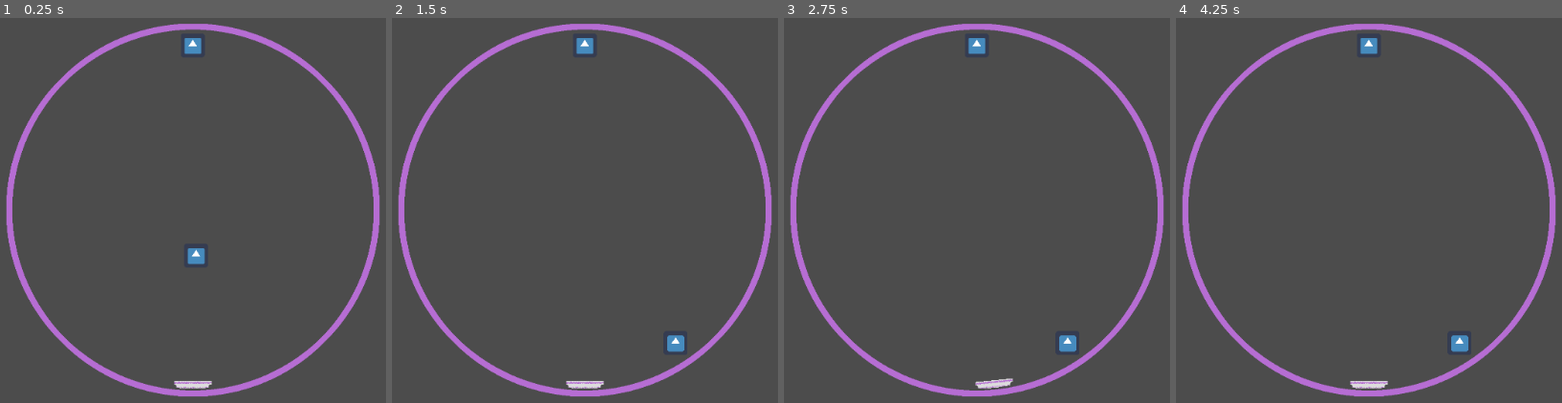
Above: before the commit, frames 1-4 (left to right).
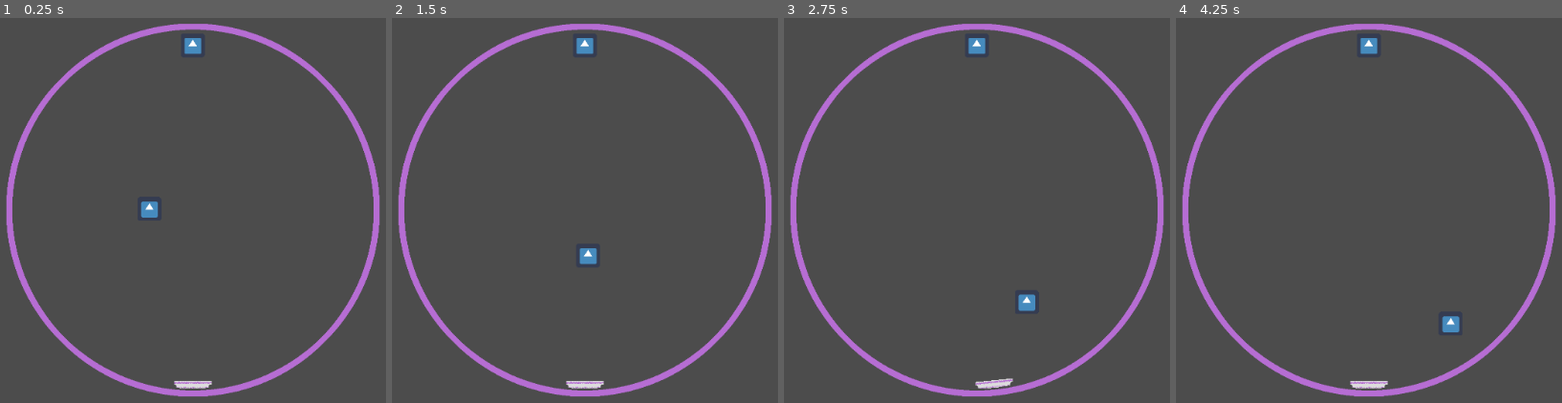
Above: after the commit, the same moments.

Repository: tannercantlay/Star-Pong
Game: Godot game, scene res://Scenes/OuterCollider.tscn
Two runs of this game, one before a commit and one after it. Both use one fixed random seed, a clock stepped at 60 frames per second and the inputs below. The engine's default icon, where the game draws it, is replaced by a stand-in: a white triangle on a blue panel in a dark square.
Inputs:
- Up to frame 1 (0.25 s): no input
- Up to frame 2 (1.5 s): tap Enter at 0.5 s; hold D 0.53-1.28 s; hold A from 1.28 s (still down)
- Up to frame 3 (2.75 s): release A at 2.03 s; hold D from 2.03 s (still down)
- Up to frame 4 (4.25 s): tap Space at 3.5 s; release D at 3.53 s; hold A from 3.53 s (still down)

The runs differ from the first frame. In frame 1, 0.4% of the frame differs, in the area x 36-54%, y 47-65%; in frame 2, 0.4%; in frame 3, 0.4%; in frame 4, 0.4%.

Commit message:
Updated Ball Bounce

Diff:
--- a/Pong/ball.gd
+++ b/Pong/ball.gd
@@ -4,16 +4,29 @@
 # Declare member variables here. Examples:
 # var a = 2
 # var b = "text"
-var velocity
+var velocity = Vector2()
+var returnValue
+var speed = 100
 
 # Called when the node enters the scene tree for the first time.
 func _ready():
-	velocity = Vector2(10,10)
+	velocity = Vector2(speed,speed)
 
 	pass # Replace with function body.
 
 
 # Called every frame. 'delta' is the elapsed time since the previous frame.
-func _process(delta):
-	move_and_collide(velocity)
+func _physics_process(delta):
+	var collision = move_and_collide(velocity * delta)
+	if collision:
+		velocity = velocity.bounce(collision.normal)
+		if collision.collider.has_method("hit"):
+			print("Entered Hit Method")
+			collision.colldier.hit()
+
+	#returnValue = move_and_collide(velocity)
+
+	#if(returnValue != null):
+		#print(returnValue.get_collider())
+
 	pass
